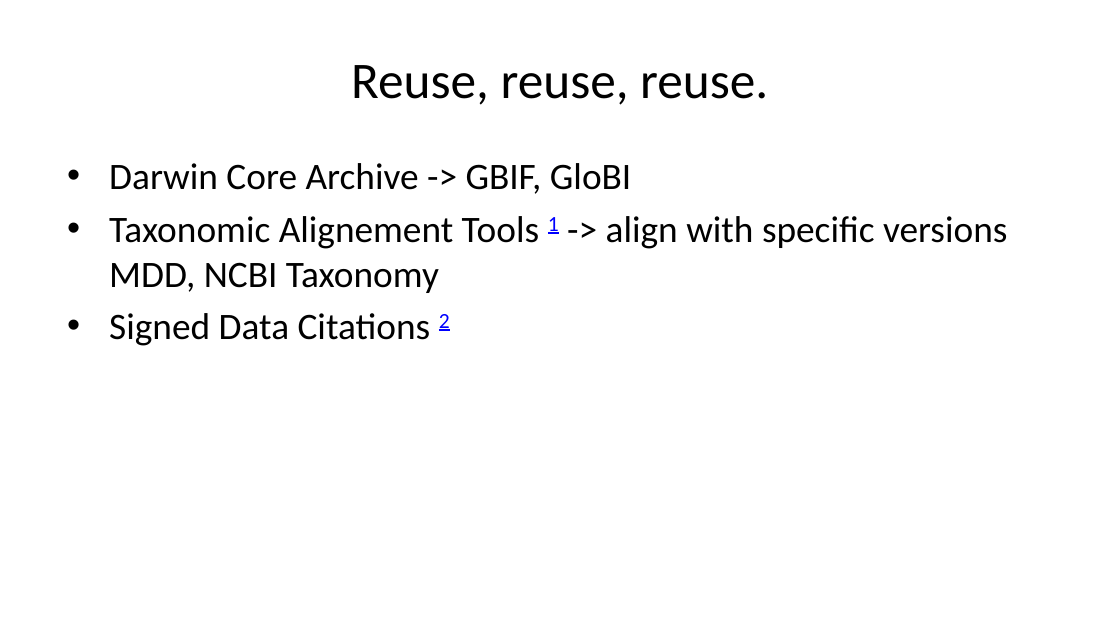
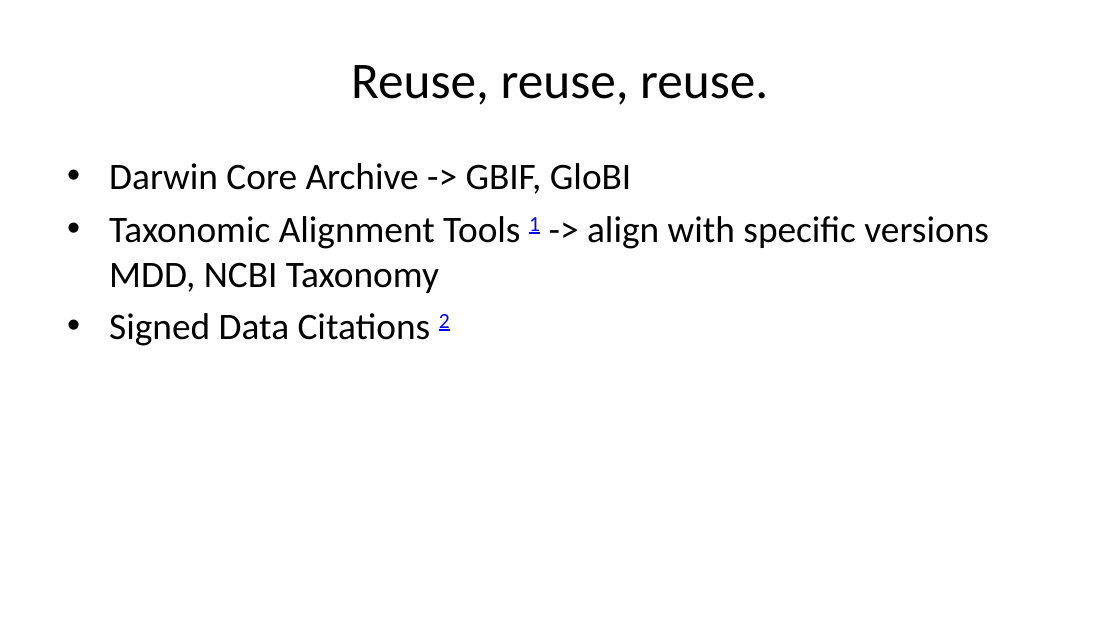
Before and after one commit to jhpoelen/bat1k-talk-2024-10-27, a slide deck: slide 3 of slides.pptx. Drawn at 1120x630 pixels with LibreOffice and Linux fonts; fonts in the diff are those of the drawing. Boxes give left, top, right and bottom in pixels: in the first picture for what was removed or moved away, otherwise in the second. Text is boxed around its words. In the diff, an @@ line names an element or a change of style, - is before the commit and + after.

```diff
--- a/slides.pptx
+++ b/slides.pptx
@@ text at bbox=[109, 216, 989, 293]: text changed @@
-• Taxonomic Alignement Tools 1 -> align with specific versions MDD, NCBI Taxonomy
+• Taxonomic Alignment Tools 1 -> align with specific versions MDD, NCBI Taxonomy
```
Also in this commit, not shown: 2 other slides changed, 3 other files.
